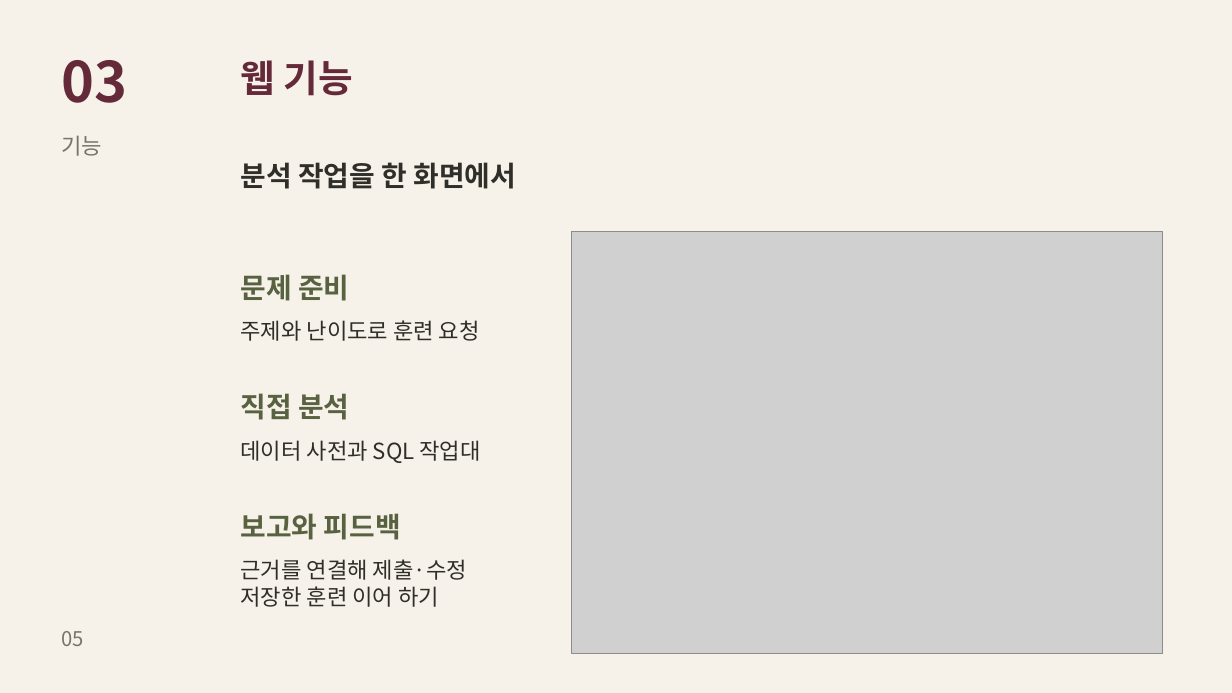
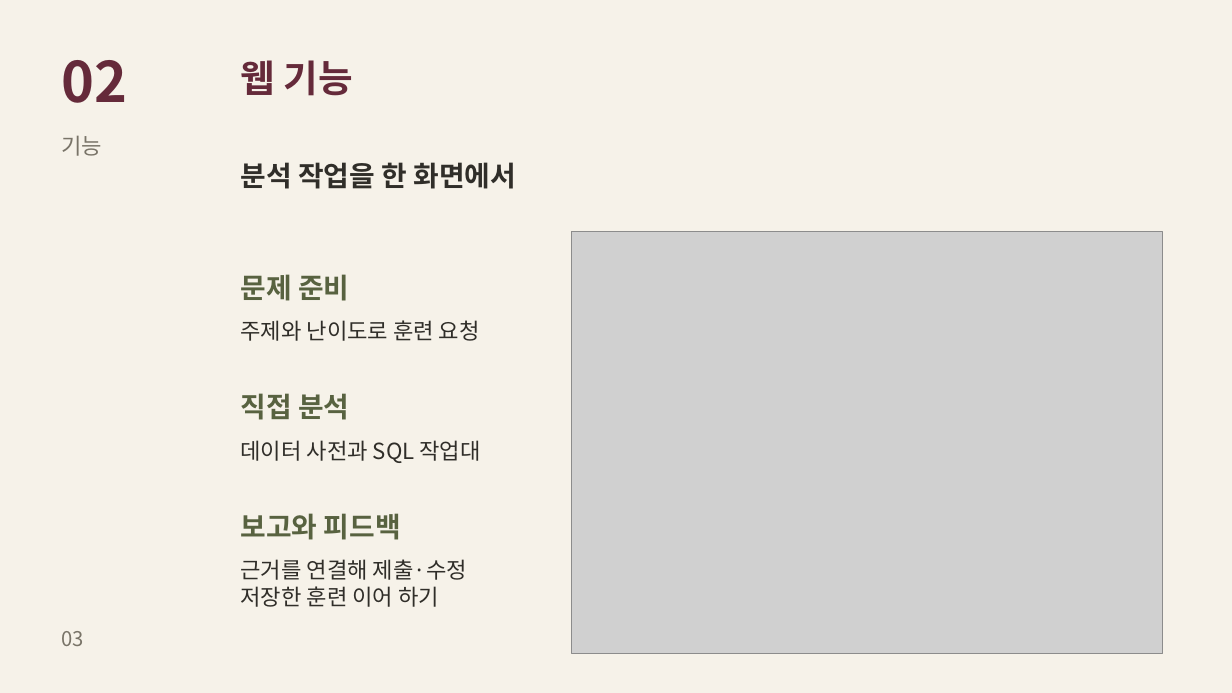
Before and after one commit to skh001218/DA-Agent, a slide deck: slide 3 of DA-Agent Project.pptx (slide 5 before the commit). Drawn at 1232x693 pixels with LibreOffice and Linux fonts; fonts in the diff are those of the drawing; grey boxes stand for pictures. Boxes give left, top, right and bottom in pixels: in the first picture for what was removed or moved away, otherwise in the second. Text is boxed around its words. In the diff, an @@ line names an element or a change of style, - is before the commit and + after.

```diff
--- a/DA-Agent Project.pptx
+++ b/DA-Agent Project.pptx
@@ text at [62, 60, 128, 103]: text changed @@
-03
+02
@@ text at [62, 631, 84, 646]: text changed @@
-05
+03
```
Also in this commit, not shown: 8 other slides changed, 3 slides removed, 1 other file.
